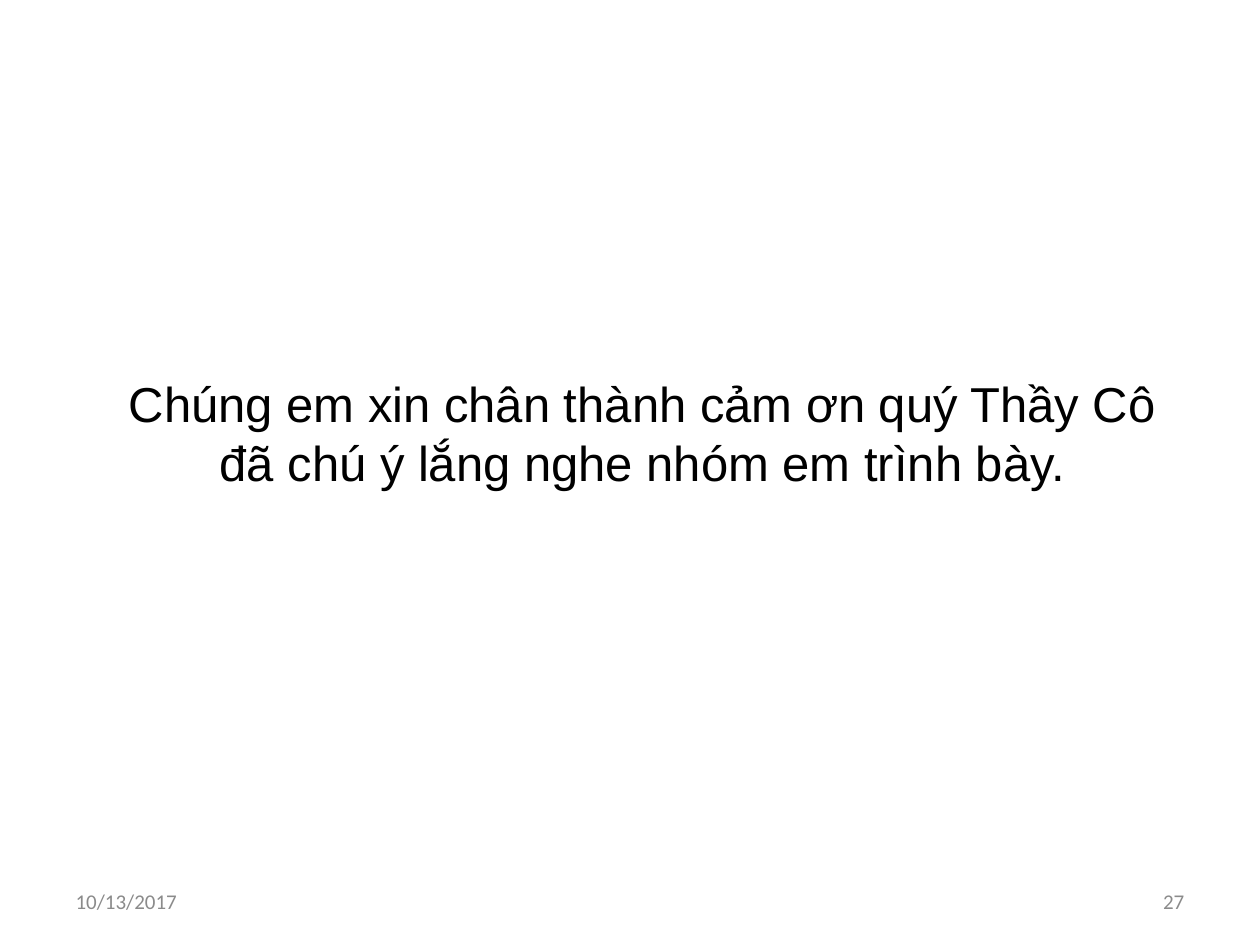
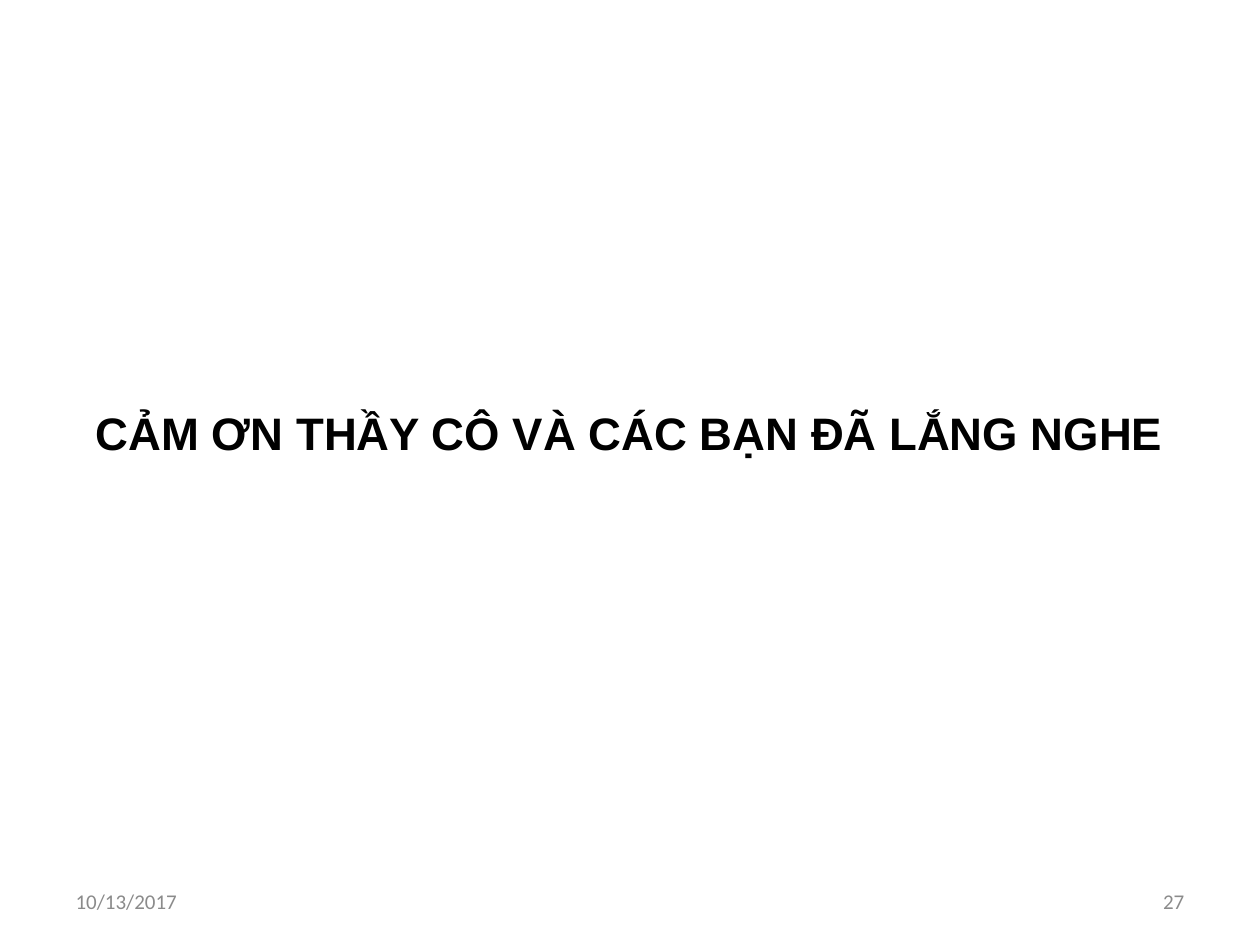
Before and after one commit to khanhvinhit/Do-An, a slide deck: slide 27 of THESIS/DACN_UD_Hoc_KHo_CTK37_BaoCao_D1.pptx. Drawn at 1260x945 pixels with LibreOffice and Linux fonts; fonts in the diff are those of the drawing. Boxes give left, top, right and bottom in pixels: in the first picture for what was removed or moved away, otherwise in the second. Text is boxed around its words. In the diff, an @@ line names an element or a change of style, - is before the commit and + after.

```diff
--- a/THESIS/DACN_UD_Hoc_KHo_CTK37_BaoCao_D1.pptx
+++ b/THESIS/DACN_UD_Hoc_KHo_CTK37_BaoCao_D1.pptx
@@ text added at bbox=[96, 415, 1162, 458], 26 pt, text #000000, bold @@
+CẢM ƠN THẦY CÔ VÀ CÁC BẠN ĐÃ LẮNG NGHE
@@ text at bbox=[133, 409, 1151, 451]: text changed; text colour #000000 to #FFFFFF @@
-Chúng em xin chân thành cảm ơn quý Thầy Cô đã chú ý lắng nghe nhóm em trình bày.
+Cảm ơn Thầy Cô đã chú ý lắng nghe nhóm em trình bày.
```
Also in this commit, not shown: 2 other slides changed, 2 other files.
